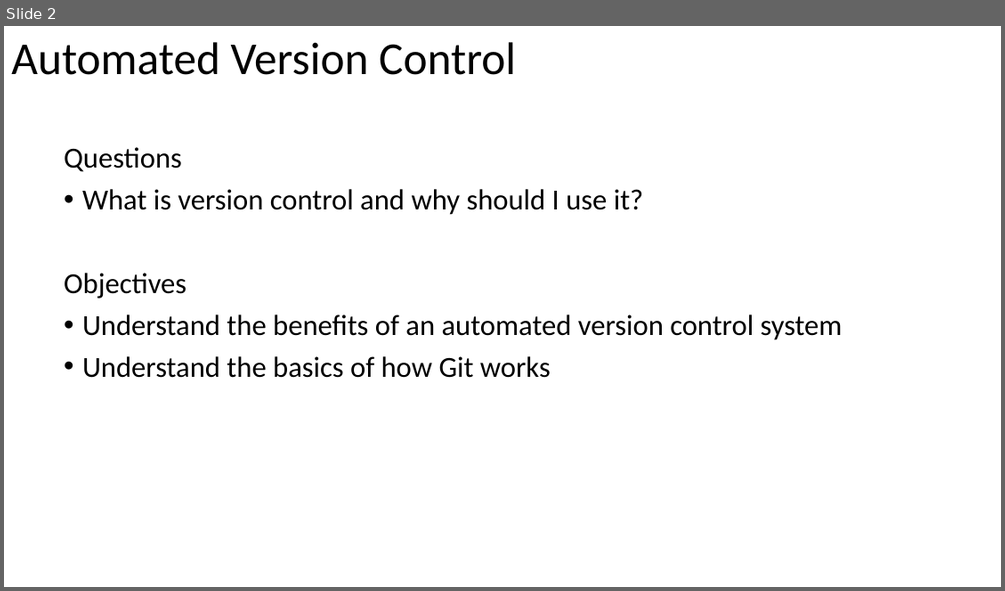
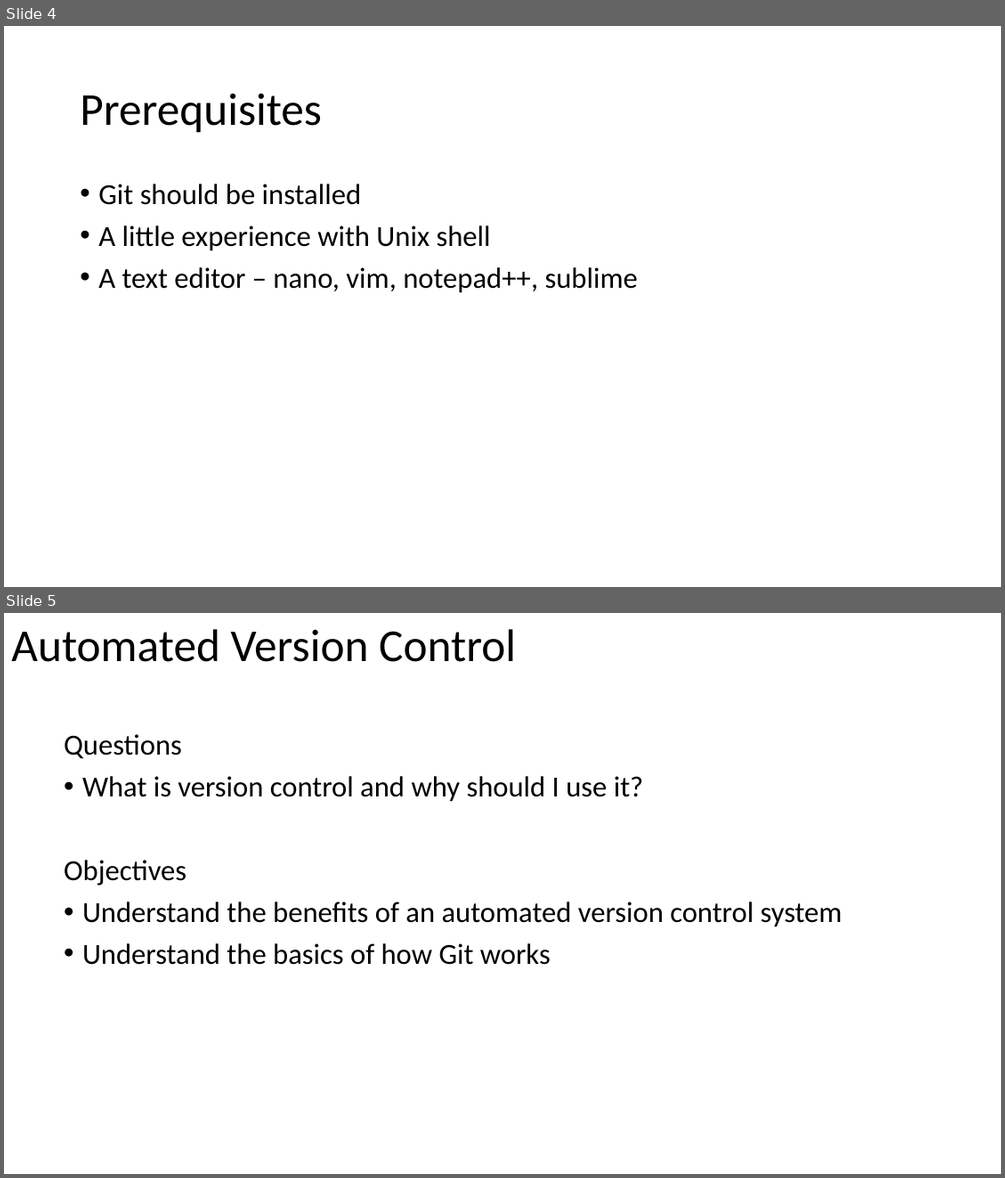
Before and after one commit to heatherciallella/SWC_Workshop_RUC_Fall17, a slide deck: Version control with Git/Version control with Git.pptx. Shown one above the other, each under a label of ours: slide 2 before the commit, slides 4 and 5 after it. The pictures are 1005x591 and 1005x1178 pixels, drawn with LibreOffice and Linux fonts; fonts in the diff are those of the drawing. Boxes give left, top, right and bottom in pixels: in the first picture for what was removed or moved away, otherwise in the second. Text is boxed around its words. In the diff, an @@ line names an element or a change of style, - is before the commit and + after.

```diff
--- a/Version control with Git/Version control with Git.pptx
+++ b/Version control with Git/Version control with Git.pptx
@@ slide 4 added at (4,26,1001,587), background #FFFFFF @@
@@ title added at (80,93,322,133), 44 pt, text #000000 @@
+Prerequisites
@@ text added at (98,184,638,293), 28 pt, text #000000 @@
+• Git should be installed
+• A little experience with Unix shell
+• A text editor – nano, vim, notepad++, sublime
@@ what was slide 2 is now slide 5 @@
```
Also in this commit, not shown: 3 slides changed, 6 other slides added, 1 slide removed.
